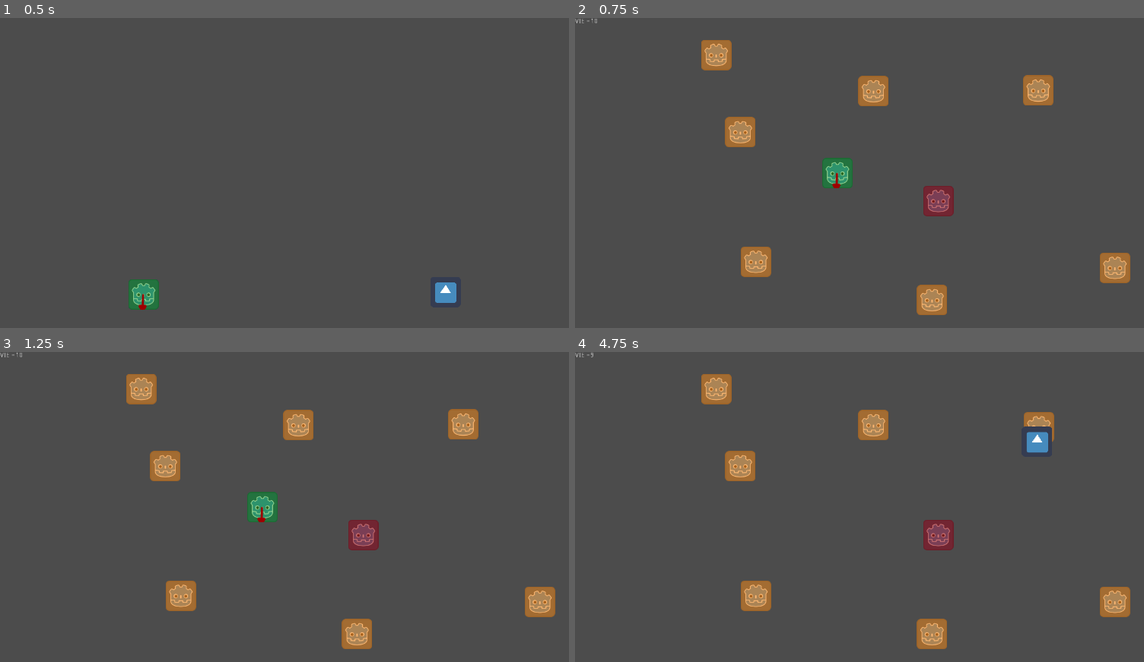
Above: before the commit, frames 1-4 (two rows, left to right).
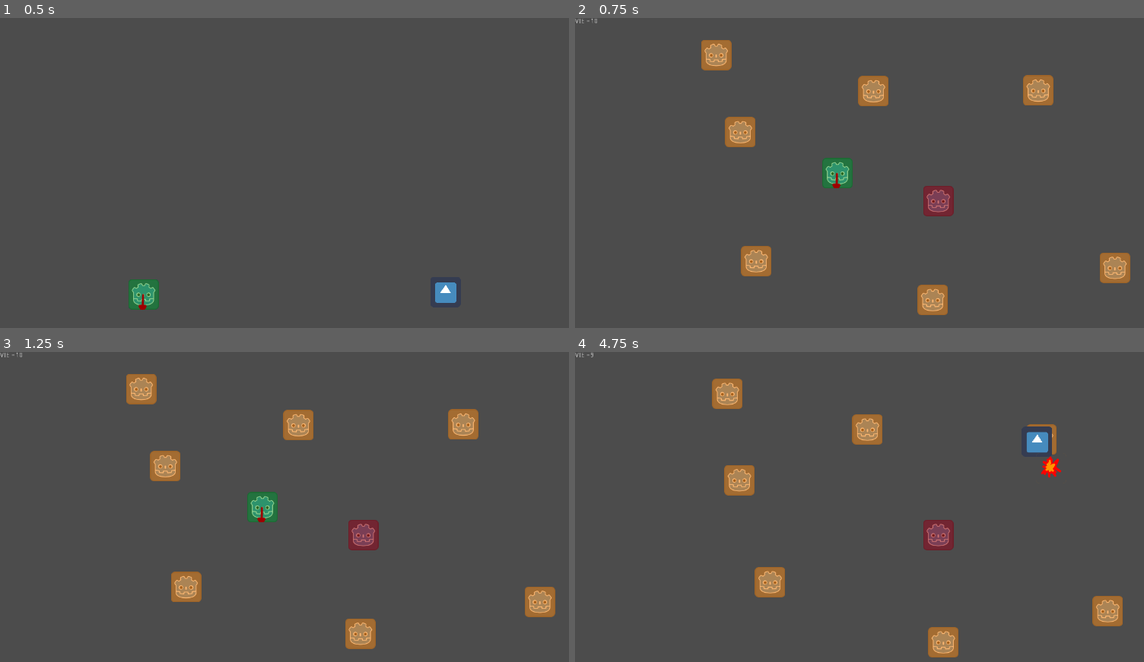
Above: after the commit, the same moments.

Repository: Ant0yne/action_concierge
Game: Godot game, scene res://Scenes/Menu.tscn
Two runs of this game, one before a commit and one after it. Both use one fixed random seed, a clock stepped at 60 frames per second and the inputs below. The engine's default icon, where the game draws it, is replaced by a stand-in: a white triangle on a blue panel in a dark square.
Inputs (mouse positions are in pixels of both pictures, inside the frame that each line leads up to):
- Up to frame 1 (0.5 s): no input
- Up to frame 2 (0.75 s): click (717, 293) at 0.5 s
- Up to frame 3 (1.25 s): no input
- Up to frame 4 (4.75 s): hold Right (ui_right) 1.28-2.03 s; hold Down (ui_down) 2.03-2.78 s; tap Enter at 2.75 s; hold Right (ui_right) 2.78-3.53 s; hold Up (ui_up) 3.53-4.28 s; hold Left (ui_left) from 4.28 s (still down)

Frame 1 is identical in both runs. In frame 2, 0.2% of the frame differs, in the area x 29-66%, y 73-96%; in frame 3, 0.9%; in frame 4, 4.6%, in the area x 22-98%, y 7-99%.

Commit message:
collision ennemis + bug fix + dash invicible

Diff:
--- /dev/null
+++ b/Scenes/CollisionDouce.tscn
@@ -0,0 +1,10 @@
+[gd_scene load_steps=2 format=2]
+
+[ext_resource path="res://Script/CollisionDouce.gd" type="Script" id=1]
+
+[node name="CollisionDouce" type="Area2D"]
+collision_layer = 32
+collision_mask = 32
+script = ExtResource( 1 )
+
+[node name="CollisionShape2D" type="CollisionShape2D" parent="."]
--- /dev/null
+++ b/Scenes/DeambuleControlle.tscn
@@ -0,0 +1,11 @@
+[gd_scene load_steps=2 format=2]
+
+[ext_resource path="res://Script/DeambuleControlle.gd" type="Script" id=1]
+
+[node name="DeambuleControlle" type="Node2D"]
+script = ExtResource( 1 )
+
+[node name="Timer" type="Timer" parent="."]
+one_shot = true
+autostart = true
+[connection signal="timeout" from="Timer" to="." method="_on_Timer_timeout"]
--- a/Scenes/Main.tscn
+++ b/Scenes/Main.tscn
@@ -45,4 +45,9 @@
 margin_bottom = 39.0
 text = "Test"
 
+[node name="LimiteDecor" type="StaticBody2D" parent="."]
+
+[node name="CollisionPolygon2D" type="CollisionPolygon2D" parent="LimiteDecor"]
+polygon = PoolVector2Array( 0.000991821, 0.103065, 14.0168, -0.230644, 14.1748, 700.553, 1261.87, 705.315, 1263.53, 75.7654, 14.5685, 72.3055, 14.8546, -0.153463, 1258.19, -27.5789, 1317.87, 2.03447, 1324.94, 765.71, -49, 763 )
+
 [editable path="UIPersoVie"]
--- a/Scenes/Perso.tscn
+++ b/Scenes/Perso.tscn
@@ -28,54 +28,64 @@
 "name": "Dash Haut",
 "speed": 5.0
 }, {
+"frames": [ ExtResource( 12 ) ],
+"loop": true,
+"name": "Attaque Droite",
+"speed": 5.0
+}, {
+"frames": [ ExtResource( 11 ) ],
+"loop": true,
+"name": "Attaque Bas",
+"speed": 5.0
+}, {
+"frames": [ ExtResource( 8 ) ],
+"loop": true,
+"name": "Idle Gauche",
+"speed": 5.0
+}, {
+"frames": [ ExtResource( 9 ) ],
+"loop": true,
+"name": "Marche Gauche",
+"speed": 5.0
+}, {
+"frames": [ ExtResource( 3 ) ],
+"loop": true,
+"name": "Idle Bas",
+"speed": 5.0
+}, {
+"frames": [ ExtResource( 15 ) ],
+"loop": true,
+"name": "Dash Bas",
+"speed": 5.0
+}, {
+"frames": [ ExtResource( 16 ) ],
+"loop": true,
+"name": "Dash Gauche",
+"speed": 5.0
+}, {
+"frames": [ ExtResource( 10 ) ],
+"loop": true,
+"name": "Attaque Gauche",
+"speed": 5.0
+}, {
 "frames": [ ExtResource( 4 ) ],
 "loop": true,
 "name": "Marche Droite",
 "speed": 5.0
 }, {
+"frames": [ ExtResource( 18 ) ],
+"loop": true,
+"name": "Dash Droite",
+"speed": 5.0
+}, {
 "frames": [ ExtResource( 13 ) ],
 "loop": true,
 "name": "Attaque haut",
 "speed": 5.0
 }, {
-"frames": [ ExtResource( 11 ) ],
-"loop": true,
-"name": "Attaque Bas",
-"speed": 5.0
-}, {
-"frames": [ ExtResource( 16 ) ],
-"loop": true,
-"name": "Dash Gauche",
-"speed": 5.0
-}, {
-"frames": [ ExtResource( 15 ) ],
-"loop": true,
-"name": "Dash Bas",
-"speed": 5.0
-}, {
-"frames": [ ExtResource( 3 ) ],
-"loop": true,
-"name": "Idle Bas",
-"speed": 5.0
-}, {
-"frames": [ ExtResource( 10 ) ],
-"loop": true,
-"name": "Attaque Gauche",
-"speed": 5.0
-}, {
-"frames": [ ExtResource( 12 ) ],
-"loop": true,
-"name": "Attaque Droite",
-"speed": 5.0
-}, {
-"frames": [ ExtResource( 8 ) ],
-"loop": true,
-"name": "Idle Gauche",
-"speed": 5.0
-}, {
-"frames": [ ExtResource( 9 ) ],
-"loop": true,
-"name": "Marche Gauche",
+"frames": [ ExtResource( 5 ) ],
+"loop": true,
+"name": "Marche Bas",
 "speed": 5.0
 }, {
 "frames": [ ExtResource( 6 ) ],
@@ -83,24 +93,14 @@
 "name": "Marche Haut",
 "speed": 5.0
 }, {
-"frames": [ ExtResource( 5 ) ],
-"loop": true,
-"name": "Marche Bas",
+"frames": [ ExtResource( 1 ) ],
+"loop": true,
+"name": "Idle Haut",
 "speed": 5.0
 }, {
 "frames": [ ExtResource( 7 ) ],
 "loop": true,
 "name": "Idle Droite",
-"speed": 5.0
-}, {
-"frames": [ ExtResource( 1 ) ],
-"loop": true,
-"name": "Idle Haut",
-"speed": 5.0
-}, {
-"frames": [ ExtResource( 18 ) ],
-"loop": true,
-"name": "Dash Droite",
 "speed": 5.0
 } ]
 
--- a/Scenes/RH.tscn
+++ b/Scenes/RH.tscn
@@ -6,11 +6,8 @@
 [ext_resource path="res://Scenes/Stats.tscn" type="PackedScene" id=4]
 [ext_resource path="res://Scenes/DetectionPerso.tscn" type="PackedScene" id=5]
 [ext_resource path="res://Scenes/HitBox.tscn" type="PackedScene" id=6]
-
-
-
-
-
+[ext_resource path="res://Scenes/CollisionDouce.tscn" type="PackedScene" id=7]
+[ext_resource path="res://Scenes/DeambuleControlle.tscn" type="PackedScene" id=8]
 
 [sub_resource type="SpriteFrames" id=1]
 animations = [ {
@@ -31,6 +28,9 @@
 
 [sub_resource type="RectangleShape2D" id=5]
 extents = Vector2( 24.236, 22.8794 )
+
+[sub_resource type="RectangleShape2D" id=6]
+extents = Vector2( 16.4593, 16.7934 )
 
 [node name="RH" type="KinematicBody2D"]
 collision_layer = 16
@@ -63,6 +63,13 @@
 
 [node name="CollisionShape2D" parent="HitBox" index="0"]
 shape = SubResource( 5 )
+
+[node name="CollisionDouce" parent="." instance=ExtResource( 7 )]
+
+[node name="CollisionShape2D" parent="CollisionDouce" index="0"]
+shape = SubResource( 6 )
+
+[node name="DeambuleControlle" parent="." instance=ExtResource( 8 )]
 [connection signal="area_entered" from="HurtBoxe" to="." method="_on_HurtBoxe_area_entered"]
 [connection signal="vie_zero" from="Stats" to="." method="_on_Stats_vie_zero"]
 
@@ -71,3 +78,5 @@
 [editable path="DetectionPerso"]
 
 [editable path="HitBox"]
+
+[editable path="CollisionDouce"]
--- a/Scenes/UIPersoVie.tscn
+++ b/Scenes/UIPersoVie.tscn
@@ -1,6 +1,6 @@
 [gd_scene load_steps=2 format=2]
 
-[ext_resource path="res://Scenes/UIPersoVie.gd" type="Script" id=1]
+[ext_resource path="res://Script/UIPersoVie.gd" type="Script" id=1]
 
 [node name="UIPersoVie" type="Control"]
 anchor_right = 1.0
--- /dev/null
+++ b/Script/CollisionDouce.gd
@@ -0,0 +1,14 @@
+extends Area2D
+
+func _en_collision():
+	var areas = get_overlapping_areas()
+	return areas.size() > 0
+
+func _recup_vecteur_pousse():
+	var areas = get_overlapping_areas()
+	var vecteur_pousse = Vector2.ZERO
+	if _en_collision():
+		var area = areas[0]
+		vecteur_pousse = area.global_position.direction_to(global_position)
+		vecteur_pousse = vecteur_pousse.normalized()
+	return vecteur_pousse
--- /dev/null
+++ b/Script/DeambuleControlle.gd
@@ -0,0 +1,24 @@
+extends Node2D
+
+export var zone_deambule = int(32)
+
+onready var positon_depart = global_position
+onready var position_cible = global_position
+
+onready var timer = $Timer
+
+func _ready():
+	_maj_position_cible()
+
+func _maj_position_cible():
+	var vecteur_cible = Vector2(rand_range(-zone_deambule, zone_deambule), rand_range(-zone_deambule, zone_deambule))
+	position_cible = positon_depart + vecteur_cible
+
+func _temps_restant():
+	return timer.time_left
+
+func _go_temps_deambule(duree):
+	timer.start(duree)
+
+func _on_Timer_timeout():
+	_maj_position_cible()
--- a/Script/HurtBox.gd
+++ b/Script/HurtBox.gd
@@ -3,6 +3,7 @@
 const RHEffetTouche = preload("res://Scenes/RHEffetTouche.tscn")
 
 onready var timer = $Timer
+onready var collisionShape2D = $CollisionShape2D
 
 #var invincible = bool(false) setget _set_invincible
 
@@ -31,10 +32,16 @@
 
 func _start_invincible(duree):
 	timer.start(duree)
-	set_deferred("monitorable", false)
+	collisionShape2D.set_deferred("disabled", true)
 
 func _on_Timer_timeout():
-	monitorable = true
+	collisionShape2D.disabled = false
+
+func _dash_inv_on():
+	collisionShape2D.set_deferred("disabled", true)
+
+func _dash_inv_off():
+	collisionShape2D.disabled = false
 
 func _creer_effet_touche():
 	var effet = RHEffetTouche.instance()
--- a/Script/Personnage.gd
+++ b/Script/Personnage.gd
@@ -4,6 +4,7 @@
 const VIT_MAX = int(250)
 const FRICTION = int(600)
 const VIT_DASH = int(1200)
+const TPS_INVINCIBLE = int(2)
 
 enum {
 	MARCHE,
@@ -23,6 +24,7 @@
 var dash_vecteur = Vector2.DOWN
 
 func _ready():
+	randomize()
 	stats.connect("vie_zero", self, "queue_free")
 	animationTree.active = true
 	balaiHitbox.recul_vecteur = dash_vecteur
@@ -36,6 +38,7 @@
 			marche_etat(delta)
 
 		DASH:
+			hurtBox._dash_inv_on()
 			dash_etat(delta)
 
 		ATTAQUE:
@@ -72,24 +75,25 @@
 	velocite = Vector2.ZERO
 	animationState.travel("Attaque")
 
+func animation_attaque_termine():
+	etat = MARCHE
+
 func dash_etat(delta):
 	velocite = dash_vecteur * VIT_DASH
 	animationState.travel("Dash")
 	deplacement()
 
-func deplacement():
-	velocite = move_and_slide(velocite)
-
-func animation_attaque_termine():
-	etat = MARCHE
-
 func animation_dash_termine():
 	velocite = Vector2.ZERO
 #	velocite = velocite * 0.8
+	hurtBox._dash_inv_off()
 	etat = MARCHE
+
+func deplacement():
+	velocite = move_and_slide(velocite)
 
 func _on_HurtBoxe_area_entered(area):
 	stats.vie -= 1
 	print(stats.vie)
-	hurtBox._start_invincible(2)
+	hurtBox._start_invincible(TPS_INVINCIBLE)
 	hurtBox._creer_effet_touche()
--- a/Script/RH.gd
+++ b/Script/RH.gd
@@ -6,22 +6,31 @@
 const ACCELERATION = int(100)
 const VIT_MAX = int(50)
 const FRICTION = int(600)
+const COLLISION = int(400)
+const MIN_TEMPS_DEAMBULE = int(1)
+const MAX_TEMPS_DEAMBULE = int(3)
+const ECART_CIBLE_DEAMBULE = int(4)
 
 onready var stats = $Stats
 onready var detectionPerso = $DetectionPerso
 onready var animatedSprite = $AnimatedSprite
 onready var hurtBox = $HurtBoxe
+onready var collisionDouce = $CollisionDouce
+onready var deambuleControlle = $DeambuleControlle
 
 var velocite = Vector2.ZERO
 var recul = Vector2.ZERO
 
 enum {
 	IDLE,
-	MARCHE,
+	DEAMBULE,
 	CHASSE
 }
 
 var etat = CHASSE
+
+func _ready():
+	etat = _choisis_etat_random([IDLE, DEAMBULE])
 
 func _physics_process(delta):
 	recul = recul.move_toward(Vector2.ZERO, FRICTION * delta)
@@ -32,13 +41,35 @@
 			velocite = velocite.move_toward(Vector2.ZERO, FRICTION * delta)
 			_a_vu_perso()
 
-		MARCHE:
-			pass
+			if deambuleControlle._temps_restant() == 0:
+				_reset_etat_timer()
+
+		DEAMBULE:
+			_a_vu_perso()
+			if deambuleControlle._temps_restant() == 0:
+				_reset_etat_timer()
+
+			_acc_vers_point(deambuleControlle.position_cible, delta)
+
+			if global_position.distance_to(deambuleControlle.position_cible) <= ECART_CIBLE_DEAMBULE:
+				_reset_etat_timer()
 
 		CHASSE:
 			_chasse_perso(delta)
 
+	if collisionDouce._en_collision():
+		velocite += collisionDouce._recup_vecteur_pousse() * delta * COLLISION
 	velocite = move_and_slide(velocite)
+
+func _acc_vers_point(point, delta):
+	var direction_perso = global_position.direction_to(point)
+#	var direction_perso = (perso.global_position - global_position).normalized()
+	velocite = velocite.move_toward(direction_perso * VIT_MAX, ACCELERATION * delta)
+	animatedSprite.flip_h = velocite.x < 0
+
+func _reset_etat_timer():
+	etat = _choisis_etat_random([IDLE, DEAMBULE])
+	deambuleControlle._go_temps_deambule(rand_range(MIN_TEMPS_DEAMBULE,MAX_TEMPS_DEAMBULE))
 
 func _a_vu_perso():
 	if detectionPerso._voit_perso():
@@ -47,22 +78,25 @@
 func _chasse_perso(delta):
 	var perso = detectionPerso.perso
 	if perso != null:
-		var direction_perso = (perso.global_position - global_position).normalized()
-		velocite = velocite.move_toward(direction_perso * VIT_MAX, ACCELERATION * delta)
+		_acc_vers_point(perso.global_position, delta)
 	else:
 		etat = IDLE
 	animatedSprite.flip_h = velocite.x < 0
+
+func _choisis_etat_random(liste_etats):
+	liste_etats.shuffle()
+	return liste_etats.pop_front()
+
+func _on_HurtBoxe_area_entered(area):
+	recul = area.recul_vecteur * FORCE_RECUL
+	stats.vie -= area.dommage
+	hurtBox._creer_effet_touche()
 
 func creation_rh_effect():
 	var rhEffetMort = RHEffetMort.instance()
 	get_parent().add_child(rhEffetMort)
 	rhEffetMort.global_position = global_position
 
-func _on_HurtBoxe_area_entered(area):
-	recul = area.recul_vecteur * FORCE_RECUL
-	stats.vie -= area.dommage
-	hurtBox._creer_effet_touche()
-
 func _on_Stats_vie_zero():
 	creation_rh_effect()
 	queue_free()
--- a/project.godot
+++ b/project.godot
@@ -79,6 +79,7 @@
 2d_physics/layer_3="PersonnageHurtBox"
 2d_physics/layer_4="RHHurtBox"
 2d_physics/layer_5="RH"
+2d_physics/layer_6="CollisionsDouces"
 
 [rendering]
 
Not shown: 1 places in Scenes/RH.tscn that only renumber resources
Renamed: Scenes/UIPersoVie.gd -> Script/UIPersoVie.gd
